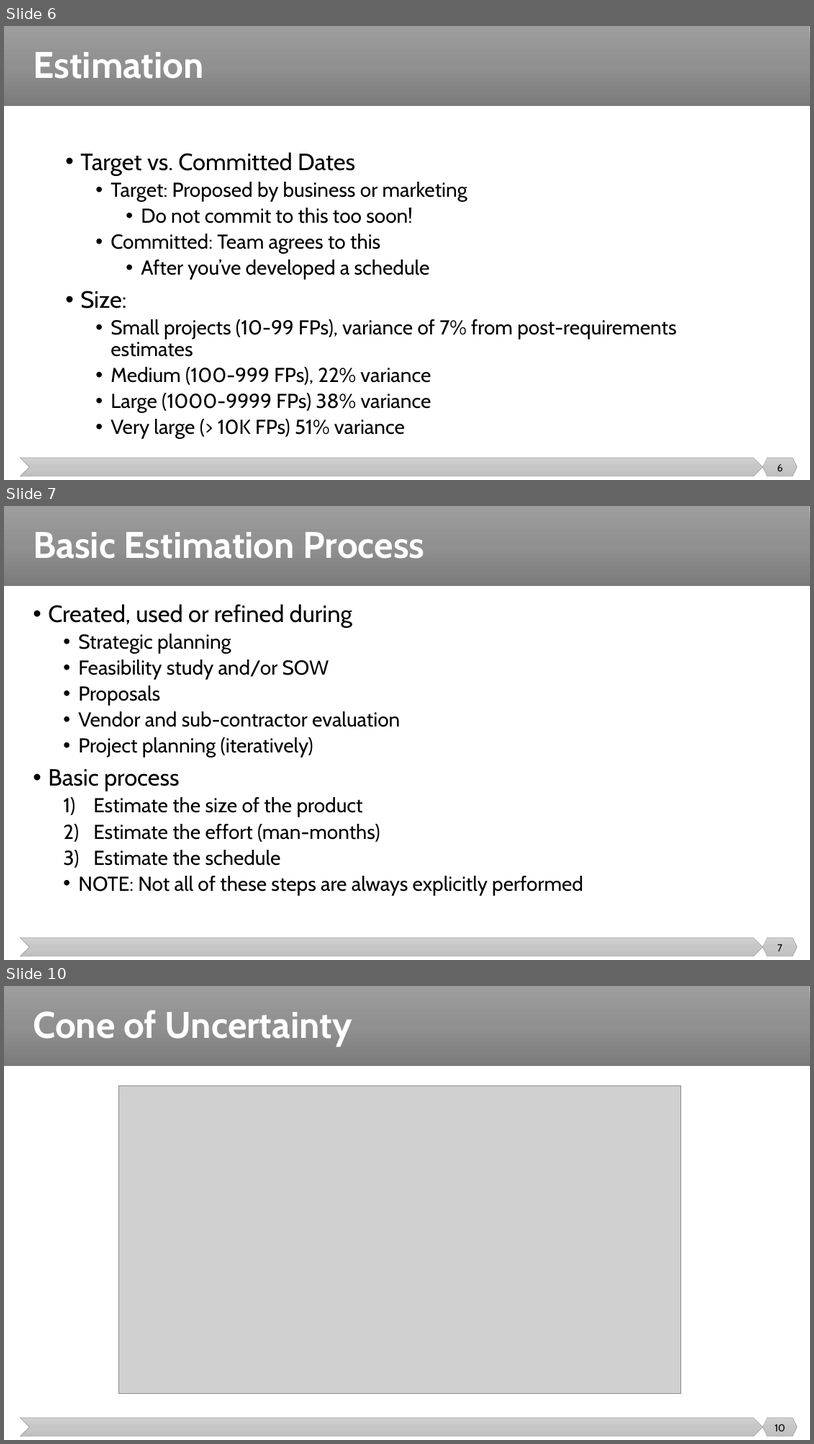
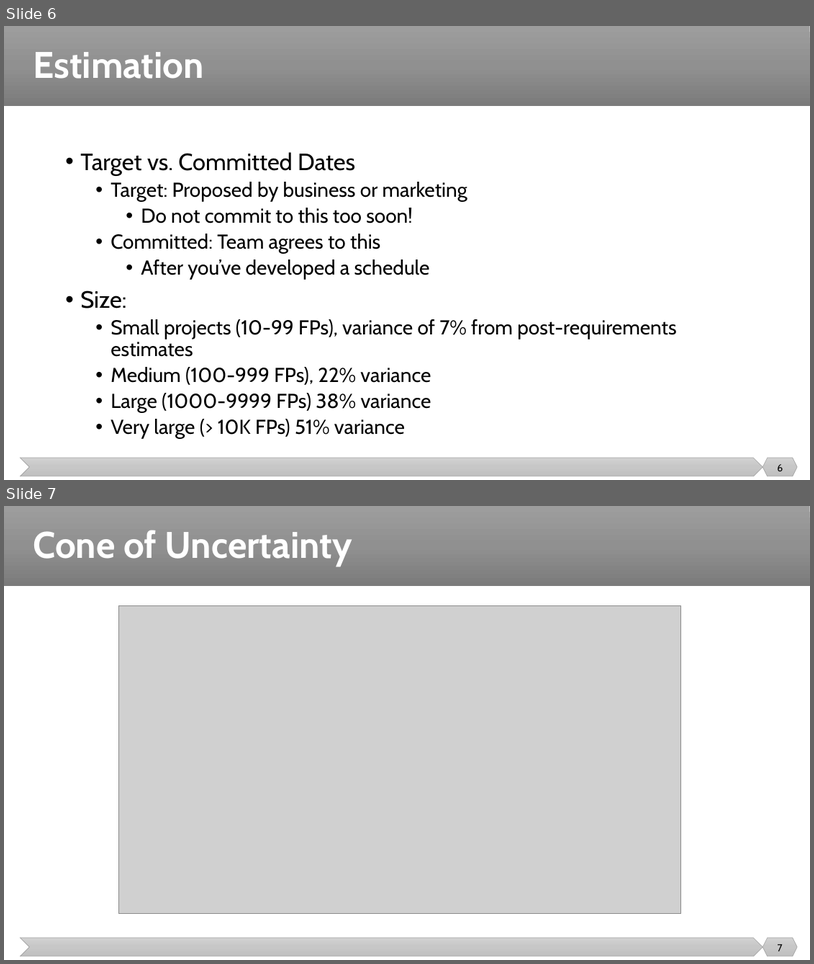
Before and after one commit to malenezi/malenezi, a slide deck: SE423/Lectures/6-Planning/Estimation.pptx. Shown one above the other, each under a label of ours: slides 6, 7 and 10 before the commit, slides 6 and 7 after it; the slides between them are not shown. The pictures are 814x1444 and 814x964 pixels, drawn with LibreOffice and Linux fonts; fonts in the diff are those of the drawing; grey boxes stand for pictures. Boxes give left, top, right and bottom in pixels: in the first picture for what was removed or moved away, otherwise in the second. Text is boxed around its words. In the diff, an @@ line names an element or a change of style, - is before the commit and + after.

```diff
--- a/SE423/Lectures/6-Planning/Estimation.pptx
+++ b/SE423/Lectures/6-Planning/Estimation.pptx
@@ slide 7 removed at (x1=4, y1=506, x2=810, y2=960), background #FFFFFF; not listed: 3 template elements that a slide beside it also shows @@
@@ title removed at (x1=33, y1=532, x2=425, y2=559) @@
-Basic Estimation Process
@@ text removed at (x1=48, y1=604, x2=584, y2=895) @@
-• Created, used or refined during
-  • Strategic planning
-  • Feasibility study and/or SOW
-  • Proposals
-  • Vendor and sub-contractor evaluation
-  • Project planning (iteratively)
-• Basic process
-  1) Estimate the size of the product
-  2) Estimate the effort (man-months)
-  3) Estimate the schedule
-  • NOTE: Not all of these steps are always explicitly performed
@@ page number removed at (x1=778, y1=944, x2=783, y2=951) @@
-7
@@ what was slide 10 is now slide 7 @@
@@ page number at (x1=778, y1=944, x2=783, y2=951): text changed @@
-10
+7
```
Also in this commit, not shown: 2 slides changed, 2 other slides removed, 2 other files.
